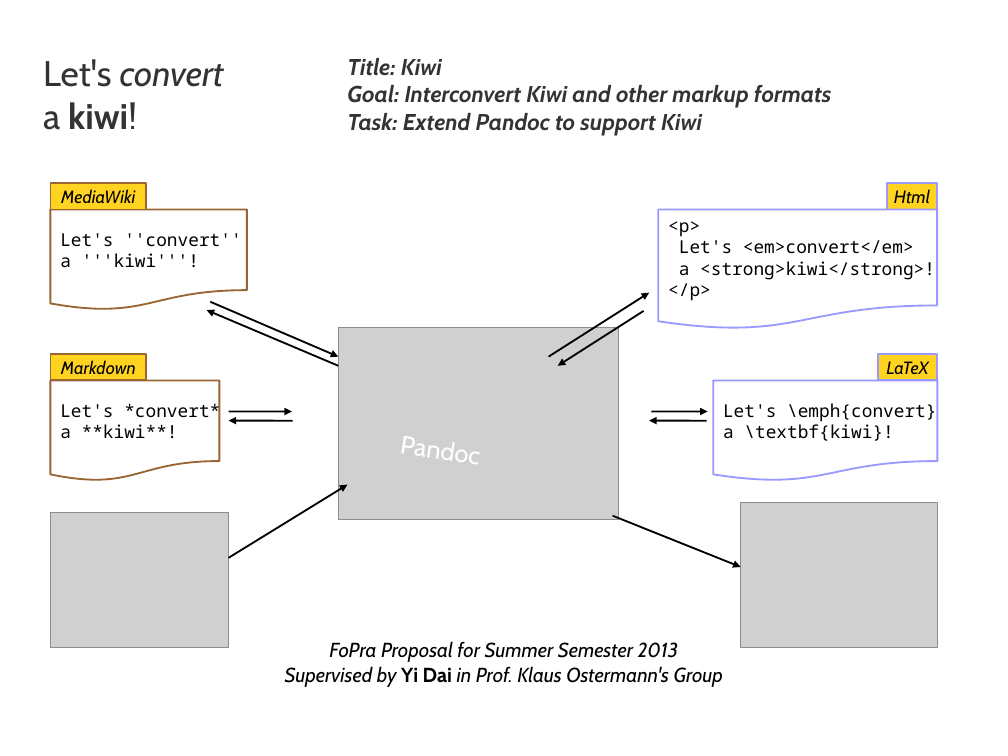
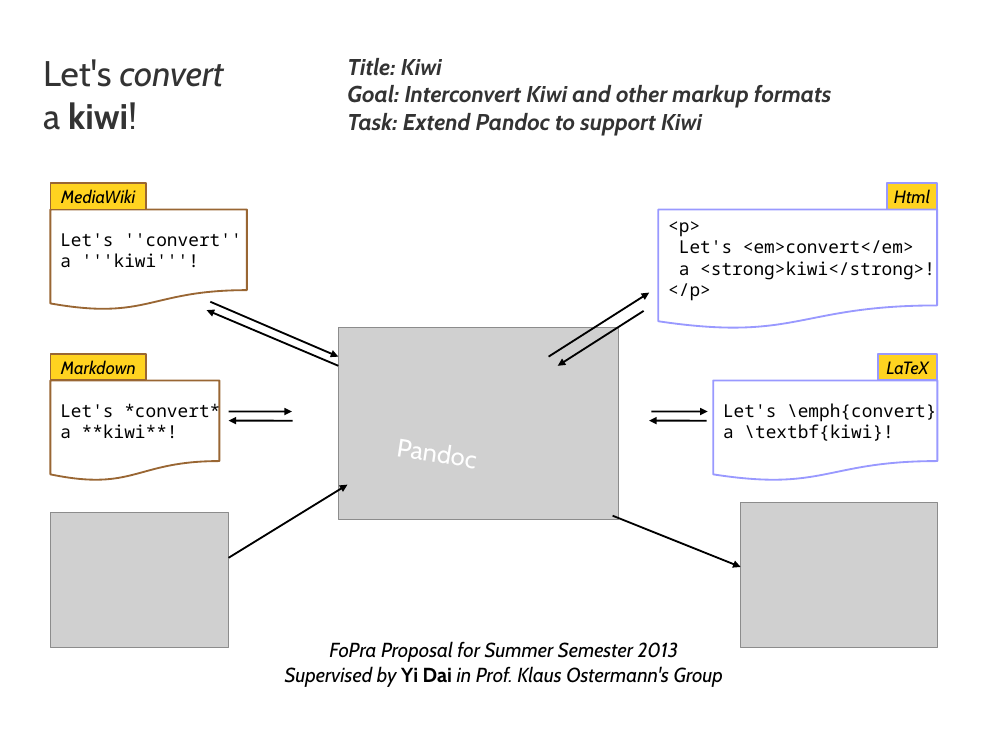
Before and after one commit to plmday/Kiwi, a slide deck: slide 1 of Dai-FoPraProposal2013SS.odp. Drawn at 1008x756 pixels with LibreOffice and Linux fonts; fonts in the diff are those of the drawing; grey boxes stand for pictures; background and template pictures are left out. Boxes give left, top, right and bottom in pixels: in the first picture for what was removed or moved away, otherwise in the second. Text is boxed around its words. In the diff, an @@ line names an element or a change of style, - is before the commit and + after.

Commit message:
Polished slides

```diff
--- a/Dai-FoPraProposal2013SS.odp
+++ b/Dai-FoPraProposal2013SS.odp
@@ text "Pandoc": place and size @@
-text "Pandoc" at [399, 436, 478, 464]
+text "Pandoc" at [396, 439, 475, 468]
```
